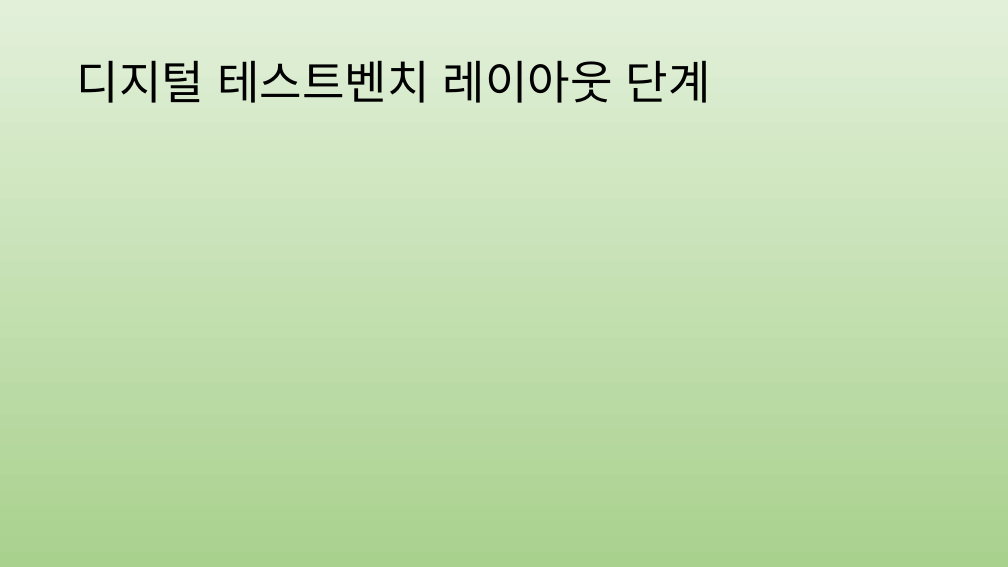
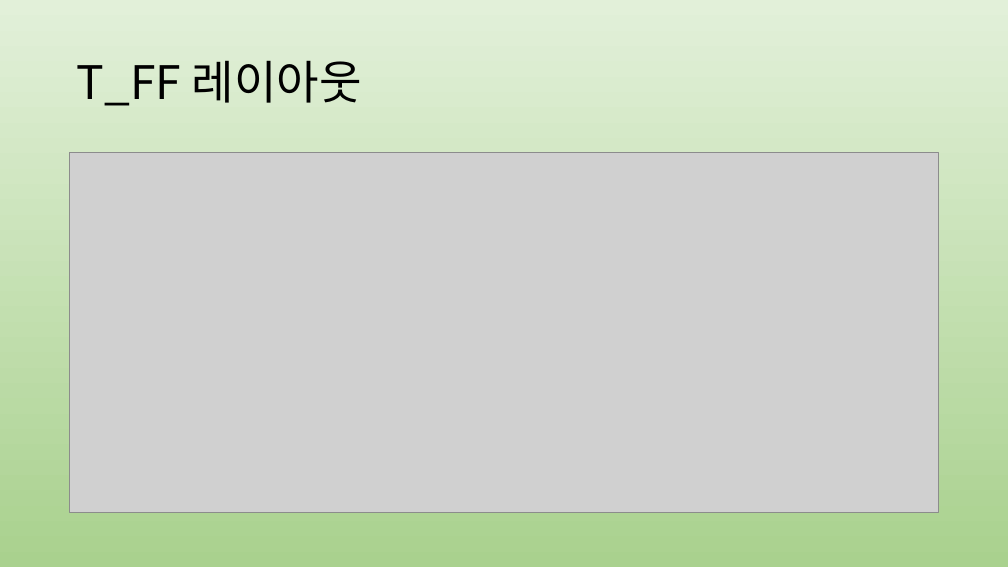
Before and after one commit to jwl1109/IOT, a slide deck: slide 3 of VLSI design 설계 실습/2025-06-13.pptx (slide 5 before the commit). Drawn at 1008x567 pixels with LibreOffice and Linux fonts; fonts in the diff are those of the drawing; grey boxes stand for pictures. Boxes give left, top, right and bottom in pixels: in the first picture for what was removed or moved away, otherwise in the second. Text is boxed around its words. In the diff, an @@ line names an element or a change of style, - is before the commit and + after.

```diff
--- a/VLSI design 설계 실습/2025-06-13.pptx
+++ b/VLSI design 설계 실습/2025-06-13.pptx
@@ title at (77,60,362,106): text changed @@
-디지털 테스트벤치 레이아웃 단계
+T_FF 레이아웃
@@ picture added at (70,152,939,512) @@
```
Also in this commit, not shown: 3 slides added.
